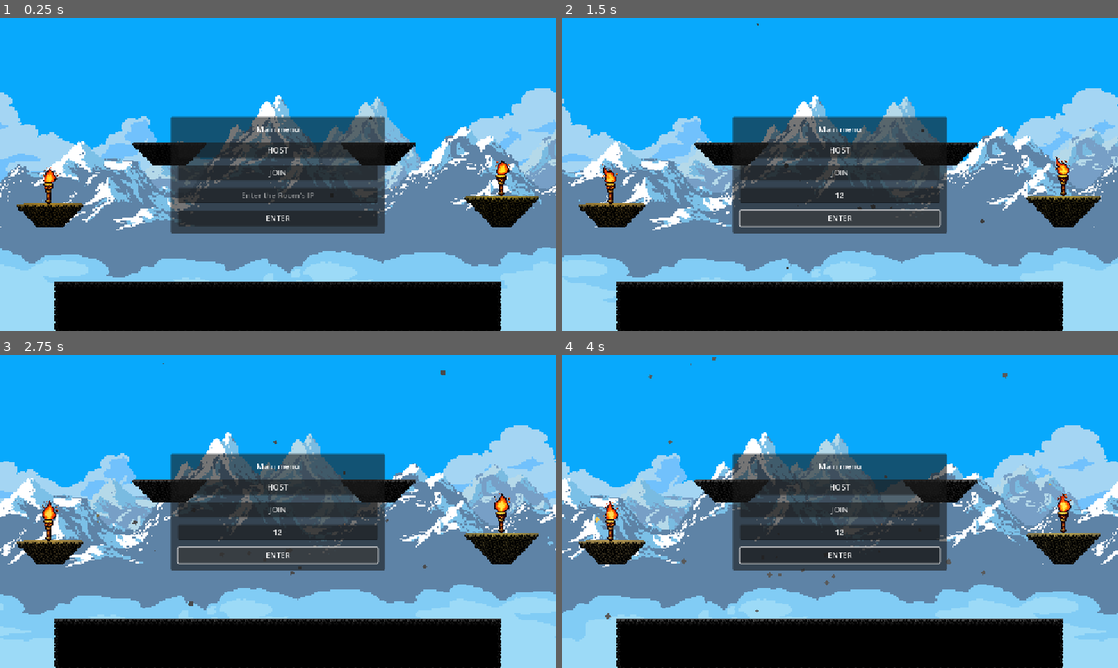
Above: before the commit, frames 1-4 (two rows, left to right).
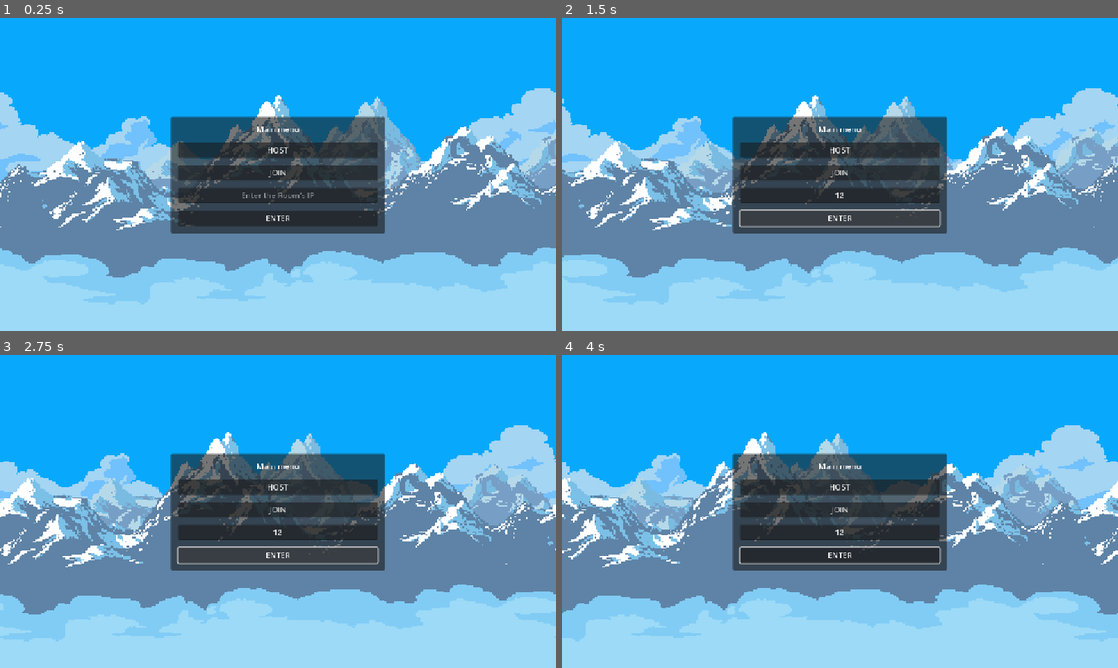
Above: after the commit, the same moments.

Repository: MilDevelop/dynamic-attack
Game: Godot game, scene res://World/main.tscn
Two runs of this game, one before a commit and one after it. Both use one fixed random seed, a clock stepped at 60 frames per second and the inputs below. The engine's default icon, where the game draws it, is replaced by a stand-in: a white triangle on a blue panel in a dark square.
Inputs (mouse positions are in pixels of both pictures, inside the frame that each line leads up to):
- Up to frame 1 (0.25 s): no input
- Up to frame 2 (1.5 s): click (840, 196) at 0.52 s; type "12" at 0.6 s; click "ENTER" at 1.25 s
- Up to frame 3 (2.75 s): click "ENTER" at 2 s
- Up to frame 4 (4 s): tap Enter (ui_accept) at 2.75, 3.02, 3.77 s; move the mouse to (962, 495) at 2.77 s; hold Shift (sit) 2.78-3.53 s; hold D (ui_right) from 2.78 s (still down); move the mouse to (728, 527) at 3.52 s; right-click (728, 527) at 3.6 s; tap Shift (sit) at 3.8 s

The runs differ from the first frame. In frame 1, 16% of the frame differs, in the area x 3-97%, y 31-100%; in frame 2, 16%; in frame 3, 16%; in frame 4, 16%, in the area x 3-97%, y 0-100%.

Commit message:
Pre-Commit
Change Weather

Diff:
--- a/World/game.gd
+++ b/World/game.gd
@@ -7,16 +7,31 @@
 	NIGHT
 }
 
+enum {
+	SUNNY,
+	SNOW,
+	STORM
+}
+
 @onready var light = $Light/DirectionalLight2D
 @onready var Lighters = $Light/PointLighters/AnimatedWorldSptites
 @onready var Pointers = $Light/PointLighters
-@onready var Snow = $Snow
+@onready var Snow : GPUParticles2D = $Weather/Snow
+@onready var ParticlesOfSnow : ParticleProcessMaterial = $Weather/Snow.process_material
 
 var state = MORNING
+var weather_state : int
+
+func _ready() -> void:
+	if Signals.Number_of_Players == 1 and multiplayer.get_unique_id() != 1:
+		pass
+	else:
+		var rng = RandomNumberGenerator.new()
+		rng.randomize()
+		weather_state = rng.randi_range(0, 2)
+
 
 func _process(delta: float) -> void:
-
-
 	Signals.TimesOfDay = state
 	for nodes in Lighters.get_children():
 		nodes.play("default")
@@ -26,6 +41,14 @@
 			morning_state.rpc()
 		EVENING:
 			evening_state.rpc()
+
+	#match weather_state:
+		#SUNNY:
+			#sunny_state.rpc()
+		#SNOW:
+			#snow_state.rpc()
+		#STORM:
+			#storm_state.rpc()
 
 @rpc("any_peer" ,"call_local", "reliable")
 func morning_state():
@@ -48,8 +71,34 @@
 		if node.name != "AnimatedWorldSptites":
 			tween_substrack.tween_property(node, "energy", point, 30)
 
+#@rpc("any_peer", "call_local", "reliable")
+#func sunny_state():
+	#Snow.amount = 1
+	#Snow.emitting = false
+#
+#@rpc("any_peer", "call_local", "reliable")
+#func snow_state():
+	#Snow.emitting = true
+	#var tween = get_tree().create_tween()
+	#tween.tween_property(Snow, "amount", 30, 7.5)
+	#tween.tween_property(ParticlesOfSnow, "initial_velocity_min", 0.0, 7.5)
+	#tween.tween_property(ParticlesOfSnow, "initial_velocity_max", 0.0, 7.5)
+	#
+#@rpc("any_peer", "call_local", "reliable")
+#func storm_state():
+	#Snow.emitting = true
+	#var tween = get_tree().create_tween()
+	#tween.tween_property(Snow, "amount", 80, 7.5)
+	#tween.tween_property(ParticlesOfSnow, "initial_velocity_min", 15.0, 7.5)
+	#tween.tween_property(ParticlesOfSnow, "initial_velocity_max", 40.0, 7.5)
+
 func _on_day_night_timeout() -> void:
 	if state == 3:
 		state = 0
 	else:
 		state += 1
+
+func _on_change_weather_timeout() -> void:
+	var rng = RandomNumberGenerator.new()
+	rng.randomize()
+	weather_state = rng.randi_range(0, 2)
--- a/World/main.tscn
+++ b/World/main.tscn
@@ -225,11 +225,8 @@
 spawn_path = NodePath("..")
 
 [node name="Game" type="Node2D" parent="."]
+visible = false
 script = ExtResource("3_4pper")
-
-[node name="Snow" parent="Game" instance=ExtResource("4_scvq1")]
-position = Vector2(668, 353)
-scale = Vector2(5.76, 6.6)
 
 [node name="ParallaxBackground" type="ParallaxBackground" parent="Game"]
 layer = -1
@@ -370,10 +367,22 @@
 color = Color(1, 0.788235, 0, 1)
 texture = ExtResource("18_lh7yw")
 
+[node name="Weather" type="Node2D" parent="Game"]
+
+[node name="Snow" parent="Game/Weather" instance=ExtResource("4_scvq1")]
+position = Vector2(805, 304)
+scale = Vector2(5.76, 6.6)
+amount = 200
+
+[node name="ChangeWeather" type="Timer" parent="Game/Weather"]
+wait_time = 90.0
+autostart = true
+
 [connection signal="pressed" from="Game/GUI/TemporaryMenu/Panel/VBoxContainer/Resume" to="." method="_on_resume_pressed"]
 [connection signal="pressed" from="Game/GUI/TemporaryMenu/Panel/VBoxContainer/Quit" to="Control" method="_on_quit_pressed"]
 [connection signal="pressed" from="Game/GUI/TemporaryMenu/Panel/VBoxContainer/New Game" to="." method="_on_new_game_pressed"]
 [connection signal="timeout" from="Game/Light/DayNight" to="Game" method="_on_day_night_timeout"]
+[connection signal="timeout" from="Game/Weather/ChangeWeather" to="Game" method="_on_change_weather_timeout"]
 
 [editable path="Control"]
 [editable path="Game/GUI/TemporaryMenu"]
--- a/World/snow.tscn
+++ b/World/snow.tscn
@@ -6,8 +6,8 @@
 emission_sphere_radius = 250.0
 velocity_pivot = Vector3(1000, 10, 0)
 direction = Vector3(1, 10, 0)
-initial_velocity_min = 15.0
-initial_velocity_max = 40.0
+initial_velocity_min = 50.0
+initial_velocity_max = 80.0
 angular_velocity_min = 22.15
 angular_velocity_max = 148.97
 radial_velocity_min = -2.23517e-05
@@ -22,6 +22,6 @@
 
 [node name="Snow" type="GPUParticles2D"]
 scale = Vector2(4.8, 2.92)
-amount = 80
+amount = 110
 lifetime = 4.0
 process_material = SubResource("ParticleProcessMaterial_ov2c2")
